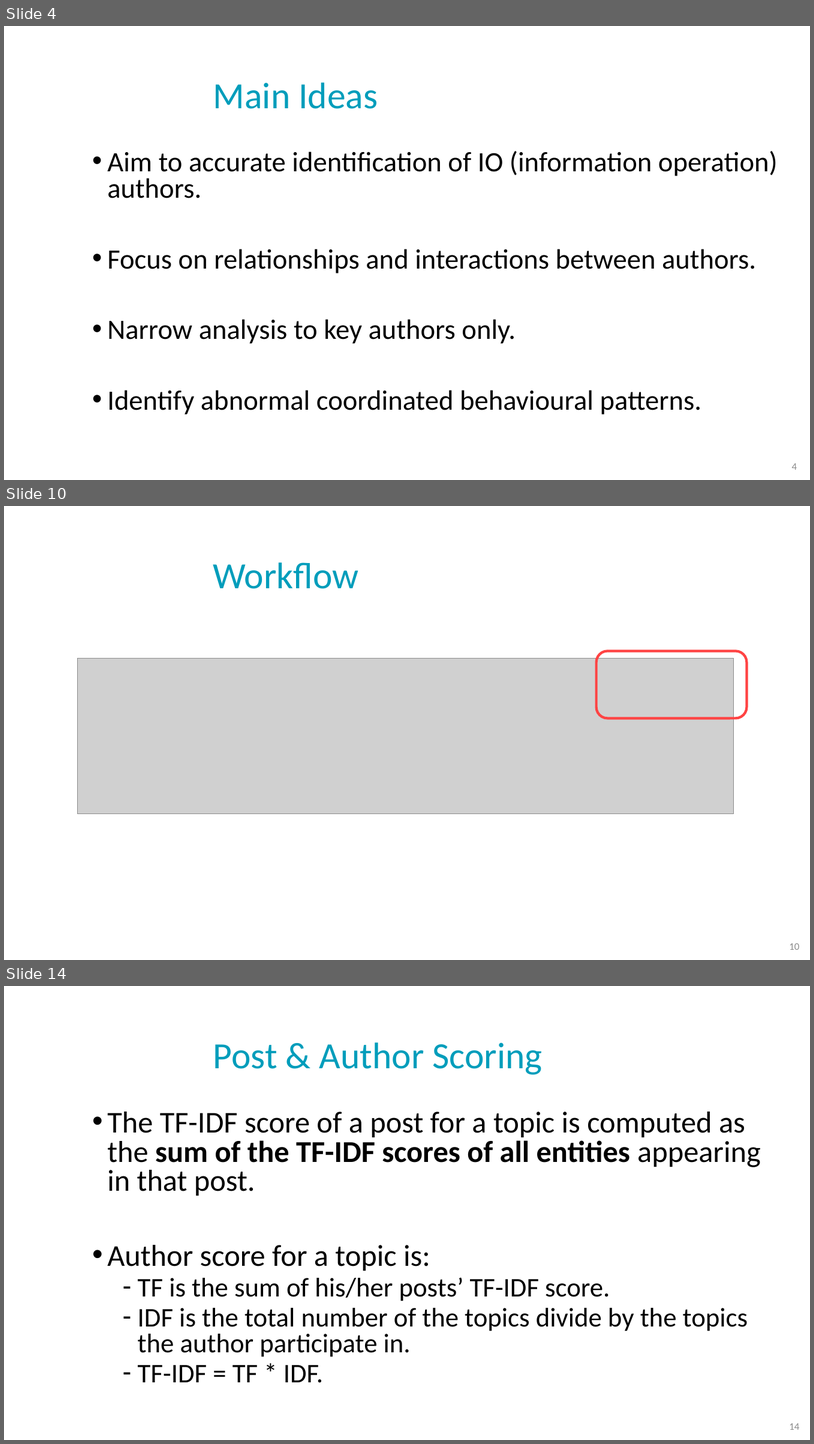
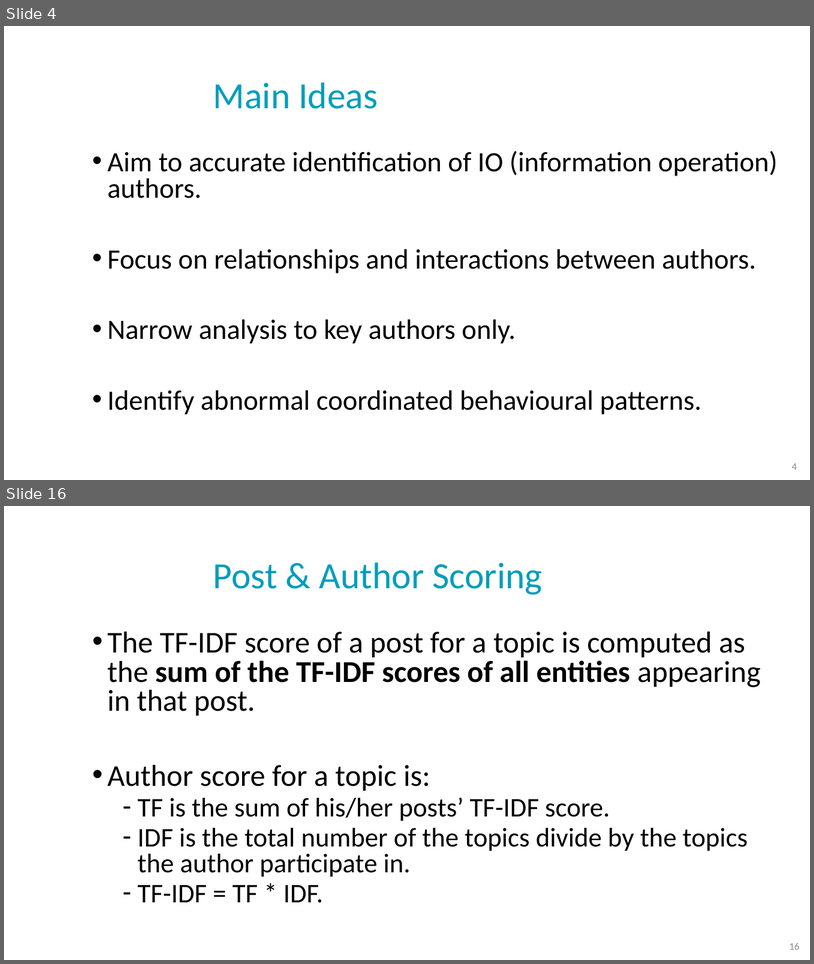
Before and after one commit to NoaTal1996/Backbone-Graph, a slide deck: docs/cbg_saback.pptx. Shown one above the other, each under a label of ours: slides 4, 10 and 14 before the commit, slides 4 and 16 after it; the slides between them are not shown. The pictures are 814x1444 and 814x964 pixels, drawn with LibreOffice and Linux fonts; fonts in the diff are those of the drawing; grey boxes stand for pictures; background and template pictures are left out. Boxes give left, top, right and bottom in pixels: in the first picture for what was removed or moved away, otherwise in the second. Text is boxed around its words. In the diff, an @@ line names an element or a change of style, - is before the commit and + after.

```diff
--- a/docs/cbg_saback.pptx
+++ b/docs/cbg_saback.pptx
@@ slide 10 removed at bbox=[4, 506, 810, 960], background picture (left out) @@
@@ title removed at bbox=[213, 562, 359, 589] @@
-Workflow
@@ picture removed at bbox=[77, 658, 734, 813] @@
@@ rounded rectangle removed at bbox=[597, 651, 747, 718] @@
@@ page number removed at bbox=[789, 943, 800, 949] @@
-10
@@ what was slide 14 is now slide 16 @@
@@ page number at bbox=[789, 943, 800, 949]: text changed @@
-14
+16
```
Also in this commit, not shown: 6 slides changed, 12 slides added, 7 other slides removed.
